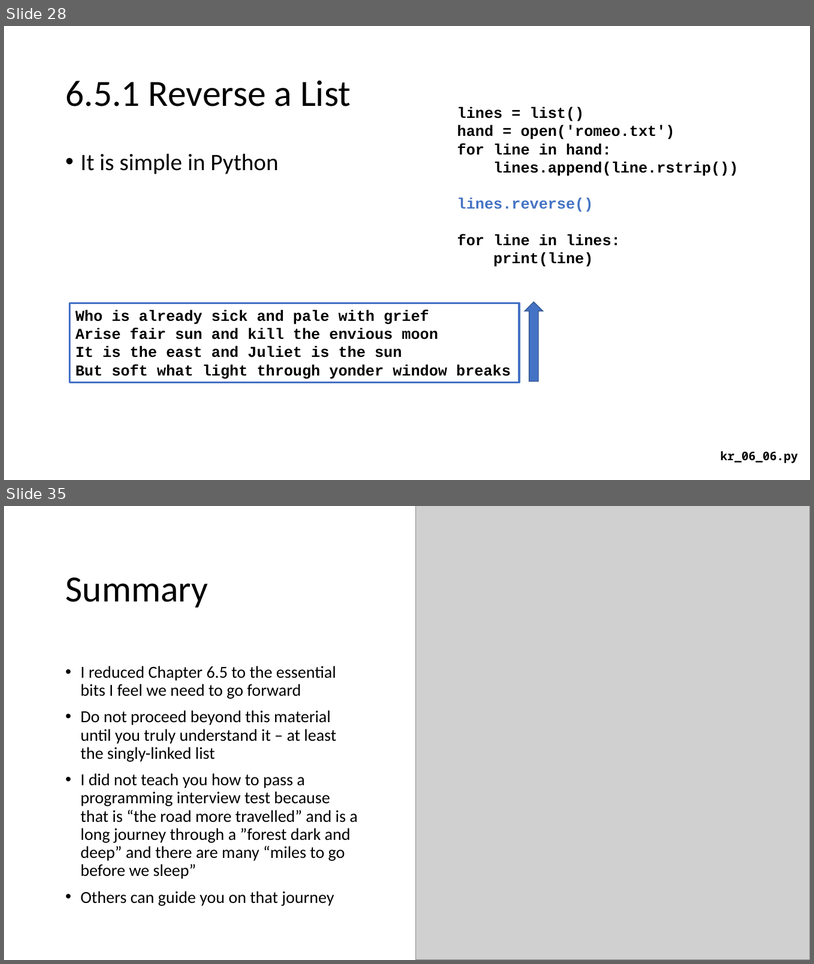
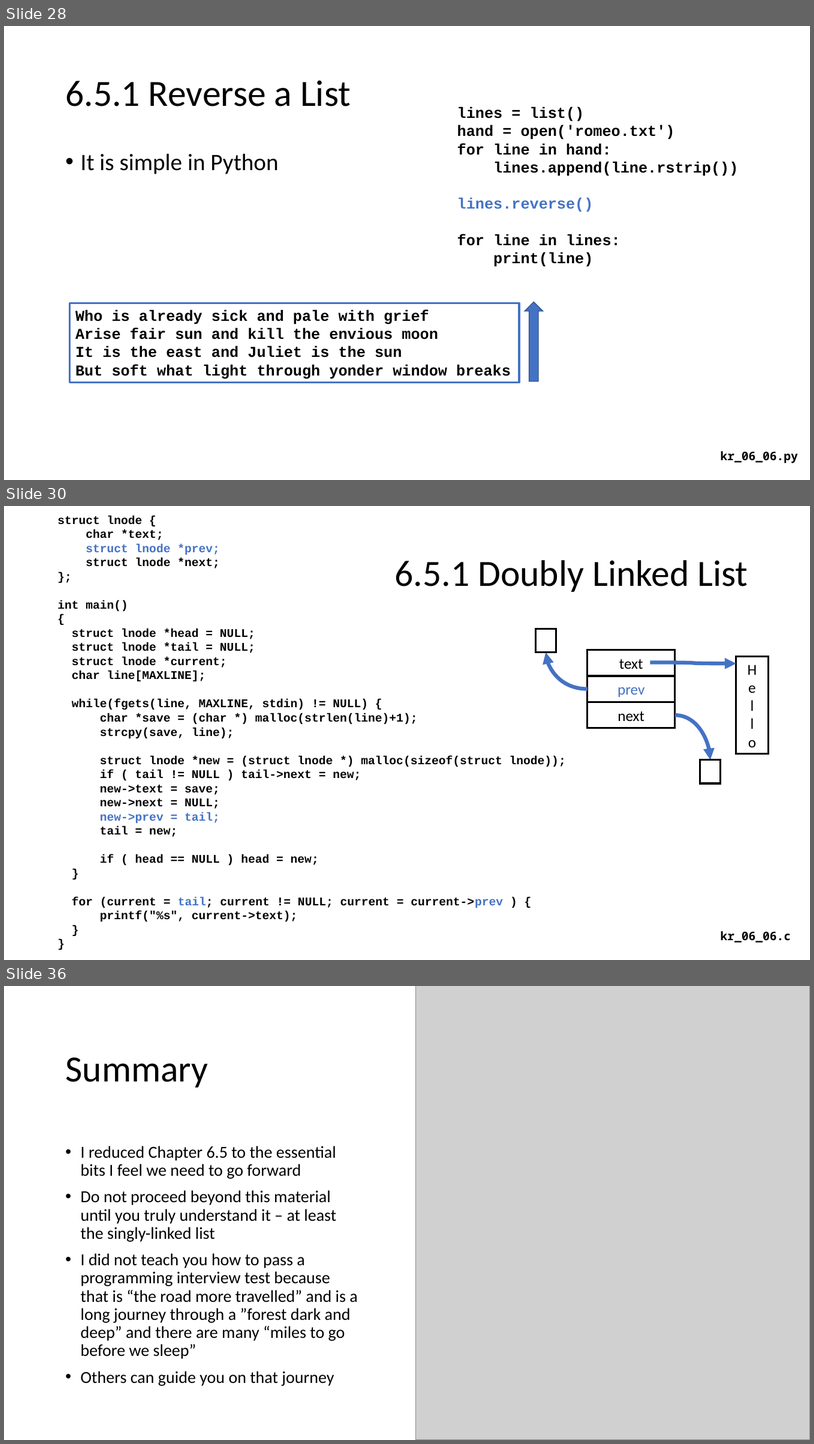
Before and after one commit to csev/cc4e, a slide deck: lectures/KR-6.pptx. Shown one above the other, each under a label of ours: slides 28 and 35 before the commit, slides 28, 30 and 36 after it; the slides between them are not shown. The pictures are 814x964 and 814x1444 pixels, drawn with LibreOffice and Linux fonts; fonts in the diff are those of the drawing; grey boxes stand for pictures. Boxes give left, top, right and bottom in pixels: in the first picture for what was removed or moved away, otherwise in the second. Text is boxed around its words. In the diff, an @@ line names an element or a change of style, - is before the commit and + after.

```diff
--- a/lectures/KR-6.pptx
+++ b/lectures/KR-6.pptx
@@ slide 30 added at (4, 506, 810, 960), background #FFFFFF @@
@@ text added at (57, 516, 566, 921), 14 pt, text #000000, bold @@
+struct lnode {
+char *text;
+struct lnode *prev;
+struct lnode *next;
+};
+int main()
+{
+struct lnode *head = NULL;
+struct lnode *tail = NULL;
+struct lnode *current;
+char line[MAXLINE];
+while(fgets(line, MAXLINE, stdin) != NULL) {
+char *save = (char *) malloc(strlen(line)+1);
+strcpy(save, line);
+struct lnode *new = (struct lnode *) malloc(sizeof(struct lnode));
+if ( tail != NULL ) tail->next = new;
+new->text = save;
+new->next = NULL;
+new->prev = tail;
+tail = new;
+if ( head == NULL ) head = new;
+}
+for (current = tail; current != NULL; current = current->prev ) {
+printf("%s", current->text);
+}
+}
@@ title added at (395, 560, 748, 592), 44 pt, text #000000 @@
+6.5.1 Doubly Linked List
@@ rectangle added at (536, 629, 557, 652), outline #000000 2.25 pt @@
@@ rectangle added at (588, 649, 675, 675), outline #000000 2.25 pt, 18 pt, text #000000 @@
+text
@@ curved arrow added from (588, 688) to (546, 652), #4472C4 4.5 pt @@
@@ curved arrow added from (651, 662) to (737, 663), #4472C4 4.5 pt @@
@@ rectangle added at (737, 656, 768, 754), outline #000000 2.25 pt, 18 pt, text #000000 @@
+H
+e
+l
+l
+o
@@ rectangle added at (588, 676, 675, 702), outline #000000 2.25 pt, 18 pt, text #4472C4 @@
+prev
@@ rectangle added at (588, 702, 675, 728), outline #000000 2.25 pt, 18 pt, text #000000 @@
+next
@@ curved arrow added from (675, 715) to (711, 759), #4472C4 4.5 pt @@
@@ rectangle added at (700, 759, 721, 783), outline #000000 2.25 pt @@
@@ text added at (721, 931, 792, 942), 14 pt, text #000000, bold @@
+kr_06_06.c
@@ what was slide 35 is now slide 36 @@
```
Also in this commit, not shown: 3 slides changed, 2 other files.
